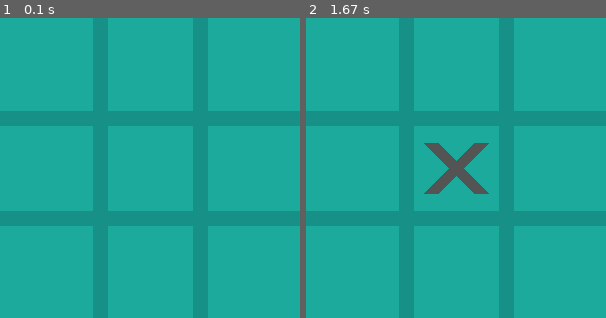
Above: before the commit, frames 1-2 (left to right).
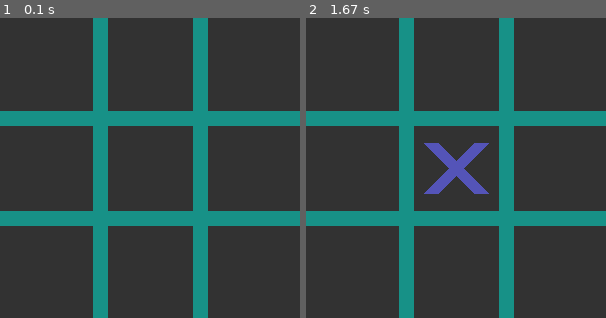
Above: after the commit, the same moments.

Repository: KanoKito/tic_tac_toe
Game: pygame game, started from pygame_test.py
Two runs of this game, one before a commit and one after it. Both use one fixed random seed, a clock stepped at 60 frames per second and the inputs below.
Inputs (mouse positions are in pixels of both pictures, inside the frame that each line leads up to):
- Up to frame 1 (0.1 s): no input
- Up to frame 2 (1.67 s): click (456, 168) at 0.38 s

The runs differ from the first frame. In frame 1, 81% of the frame differs, in the area x 0-100%, y 0-100%; in frame 2, 81%.

Commit message:
lite_fix

Diff:
--- a/pygame_test.py
+++ b/pygame_test.py
@@ -1,10 +1,6 @@
 # game.py
-
-import pygame
-
-# Здесь нужно импортировать класс Board. Импорт исключений для игры
-# с графическим интерфейсом не понадобится.
 from gameparts import Board
+import pygame  # type: ignore
 
 pygame.init()
 
@@ -15,9 +11,9 @@
 BOARD_SIZE = 3
 WIDTH = HEIGHT = CELL_SIZE * BOARD_SIZE
 LINE_WIDTH = 15
-BG_COLOR = (28, 170, 156)
+BG_COLOR = (50, 50, 50)
 LINE_COLOR = (23, 145, 135)
-X_COLOR = (84, 84, 84)
+X_COLOR = (84, 84, 184)
 O_COLOR = (242, 235, 211)
 X_WIDTH = 15
 O_WIDTH = 15
@@ -53,6 +49,7 @@
             (i * CELL_SIZE, HEIGHT),
             LINE_WIDTH
         )
+
 
 # Функция, которая отвечает за отрисовку фигур
 # (крестиков и ноликов) на доске.
@@ -96,10 +93,6 @@
                 )
 
 
-# Сюда нужно добавить функцию save_result().
-...
-
-
 # В этой функции описана логика игры. Вам нужно её дополнить. По структуре
 # тут всё то же самое, что было в вашем коде раньше.
 # Но есть отличие - вместо метода display() используется
@@ -125,21 +118,23 @@
                 clicked_row = mouse_x // CELL_SIZE
                 clicked_col = mouse_y // CELL_SIZE
 
-                # Сюда нужно дописать код:
-                # если ячейка свободна,
-                    # то сделать ход,
-                    # проверить на победу,
-                    # проверить на ничью,
-                    # сменить игрока.
+                """Сюда нужно дописать код:
+                если ячейка свободна,
+                    то сделать ход,
+                    проверить на победу,
+                    проверить на ничью,
+                    сменить игрока.
+                """
+
                 game.make_move(clicked_row, clicked_col, current_player)
                 draw_figures(game.board)
                 if game.check_win(current_player):
                     print(f'Победил {current_player}.')
-                    game.write_out('result.txt', f'Победил {current_player}.\n')
+                    game.write_out('log.txt', f'Победил {current_player}.\n')
                     running = False
                 elif game.is_board_full():
                     print('Ничья!')
-                    game.write_out('result.txt', 'Ничья!\n')
+                    game.write_out('log.txt', 'Ничья!\n')
                     running = False
                 current_player = 'O' if current_player == 'X' else 'X'
 
